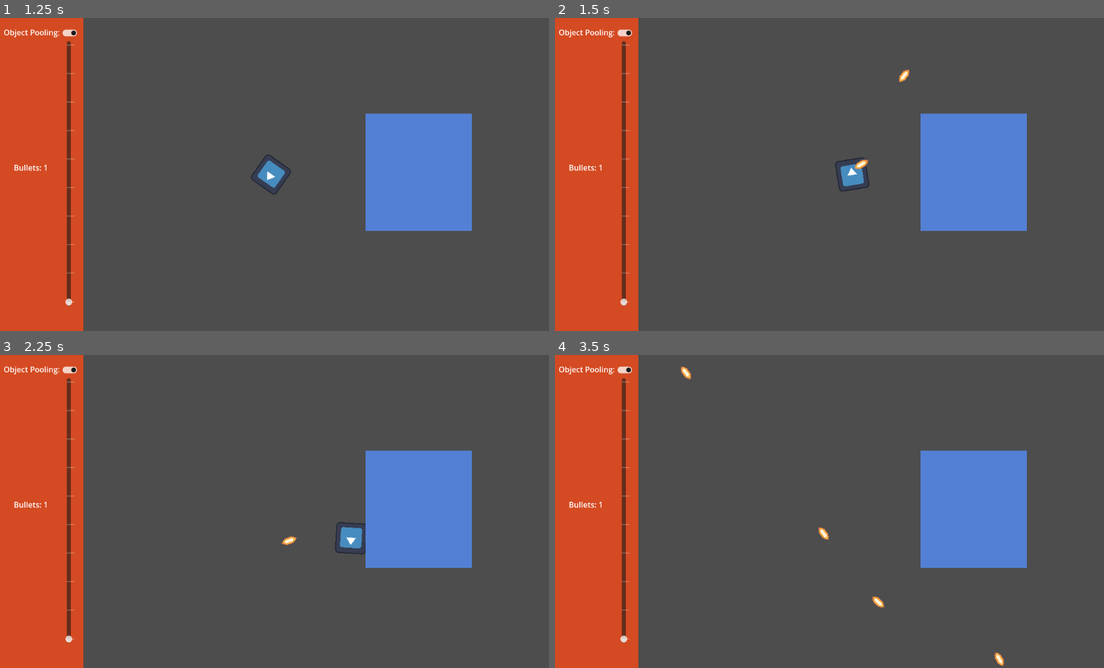
Above: before the commit, frames 1-4 (two rows, left to right).
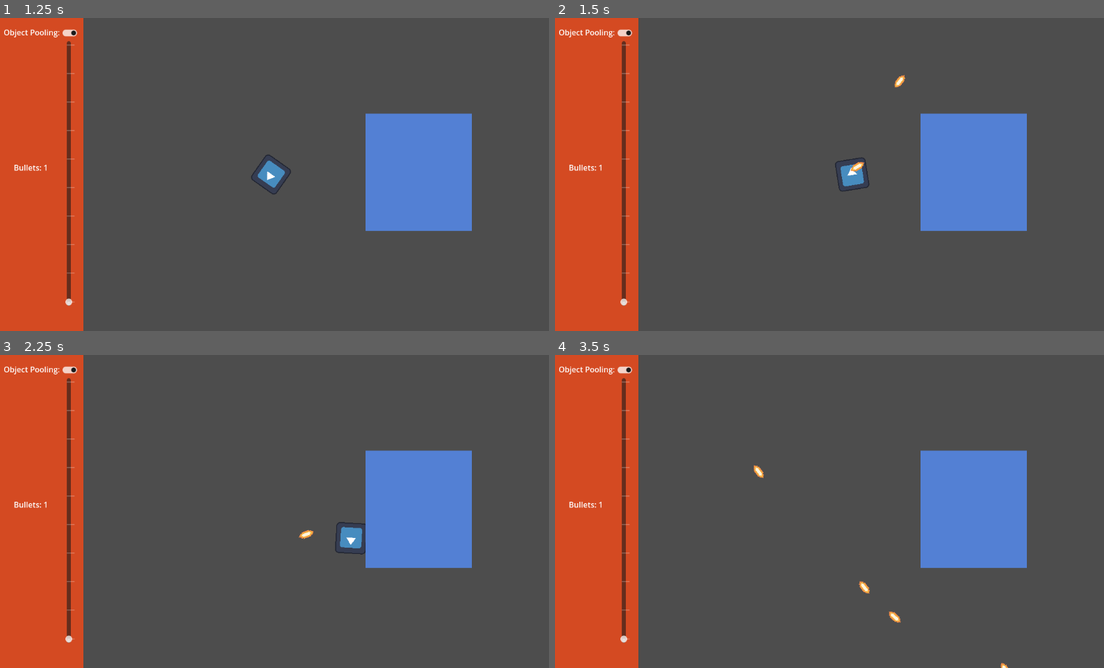
Above: after the commit, the same moments.

Repository: jrjresq/objectpooldemo
Game: Godot game, scene res://src/game.tscn
The game is run twice, just before and just after one commit, with the same random seed, the same clock (stepped at 60 frames per second) and the same inputs. The engine's default icon, where the game draws it, is replaced by a stand-in: a white triangle on a blue panel in a dark square.
Inputs (mouse positions are in pixels of both pictures, inside the frame that each line leads up to):
- Up to frame 1 (1.25 s): click (71, 33) at 0.5 s
- Up to frame 2 (1.5 s): tap Enter at 1.25 s; move the mouse to (950, 158) at 1.27 s; hold D (move_right) from 1.28 s (still down); hold Space (player_fire) from 1.28 s (still down)
- Up to frame 3 (2.25 s): move the mouse to (159, 527) at 2.02 s; release D (move_right) at 2.03 s; release Space (player_fire) at 2.03 s; hold S (move_down) from 2.03 s (still down); tap Space (player_fire) at 2.1 s
- Up to frame 4 (3.5 s): move the mouse to (878, 442) at 2.77 s; release S (move_down) at 2.78 s; hold D (move_right) from 2.78 s (still down); hold Space (player_fire) from 2.78 s (still down)

Frame 1 is identical in both runs. In frame 2, 0.1% of the frame differs, in the area x 53-65%, y 16-50%; in frame 3, 0.1%; in frame 4, 0.4%, in the area x 22-83%, y 3-100%.

Commit message:
changed speed variable

Diff:
--- a/src/player/player.gd
+++ b/src/player/player.gd
@@ -9,7 +9,7 @@
 
 @export var payload := preload("res://src/projectile/projectile.tscn")
 @export var spread := PI/4
-@export var speed_randomness := 0.25
+@export var speed_randomness := 0.5
 
 @onready var marker : Marker2D = $Marker2D
 
